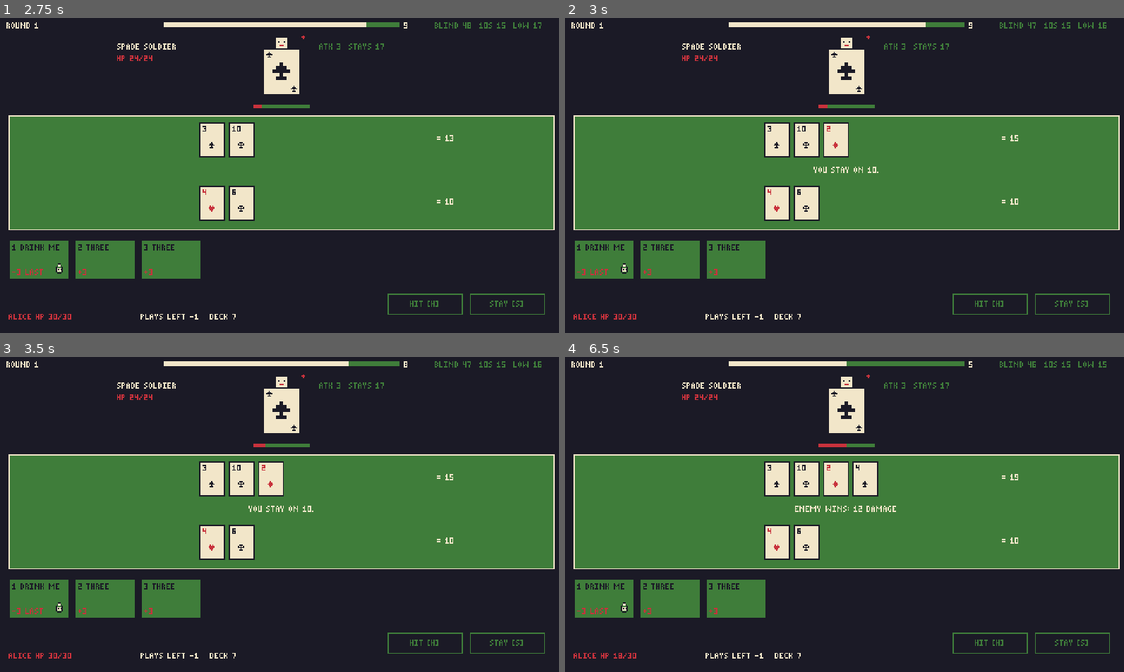
Above: before the commit, frames 1-4 (two rows, left to right).
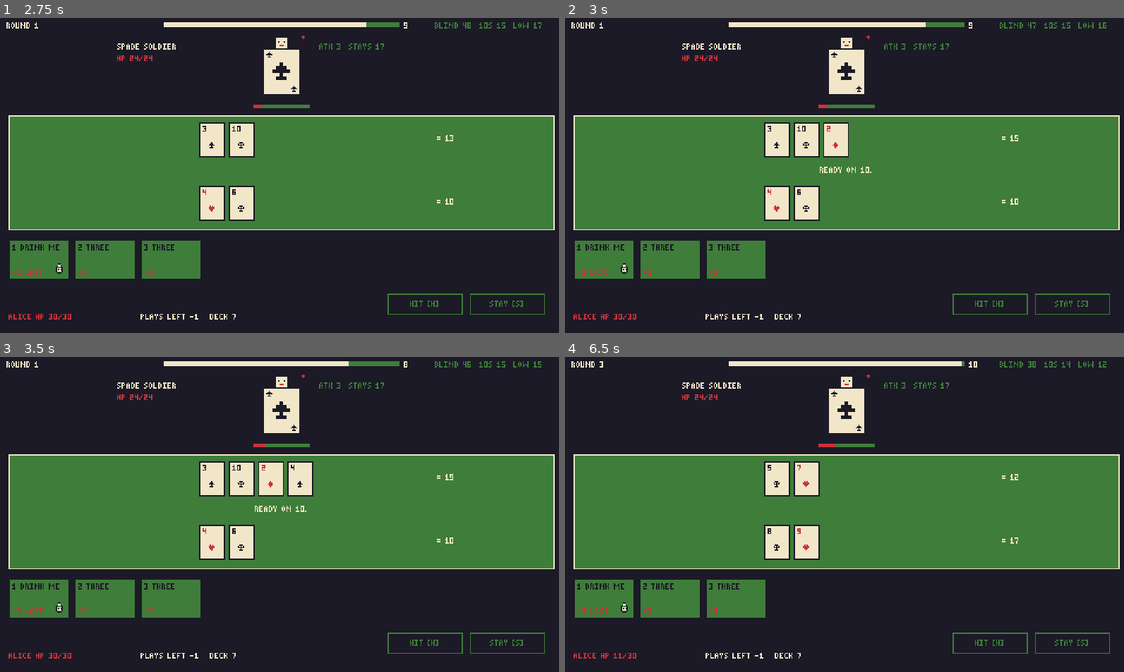
Above: after the commit, the same moments.

Repository: Arvin-17/CardClash
Game: Godot game, scene res://scenes/main_menu.tscn
The game is run twice, just before and just after one commit, with the same random seed, the same clock (stepped at 60 frames per second) and the same inputs.
Inputs (mouse positions are in pixels of both pictures, inside the frame that each line leads up to):
- Up to frame 1 (2.75 s): click "NEW RUN [ENTER]" at 0.5 s; click "FIGHT [ENTER]" at 1.25 s; tap Enter at 2 s; move the mouse to (408, 159) at 2.02 s; hold D from 2.03 s (still down); tap M at 2.1 s; tap Space at 2.27 s
- Up to frame 2 (3 s): move the mouse to (732, 191) at 2.77 s; release D at 2.78 s; hold S from 2.78 s (still down); tap H at 2.85 s
- Up to frame 3 (3.5 s): keep holding S; tap Space at 3.02 s
- Up to frame 4 (6.5 s): move the mouse to (900, 445) at 3.52 s; release S at 3.53 s; hold D 3.53-5.03 s; tap 1 at 3.6 s; move the mouse to (816, 577) at 4.27 s; tap 2 at 4.35 s; tap Space at 4.52, 5.27, 6.02 s; move the mouse to (1017, 561) at 5.02 s; hold S from 5.03 s (still down); tap 3 at 5.1 s; move the mouse to (676, 467) at 5.77 s; tap 4 at 5.85 s

Frame 1 is identical in both runs. In frame 2, 0.1% of the frame differs, in the area x 44-57%, y 47-50%; in frame 3, 0.6%; in frame 4, 1.7%, in the area x 6-97%, y 1-96%.

Commit message:
Telegraph incoming attacks and hurry the enemy once you're ready
The controller emits attack_incoming in the last surprise.warn_seconds
before the intent bar fills. After the player readies, the enemy skips
its reaction delays (ai.hurry_when_player_ready) so rounds end fast.

Diff:
--- a/game/scripts/autoload/events.gd
+++ b/game/scripts/autoload/events.gd
@@ -12,6 +12,8 @@
 signal hp_changed(who: String, hp: int, max_hp: int)
 signal timer_changed(seconds_left: float)
 signal intent_changed(enemy_id: String, percent: float)
+## The intent bar is about to fill: an attack is coming (which one is never revealed).
+signal attack_incoming(enemy_id: String)
 signal surprise_attack(enemy_id: String, kind: String)
 signal surprise_blocked(enemy_id: String, kind: String)
 signal peeked(card: Card)
--- a/game/scripts/battle/battle_controller.gd
+++ b/game/scripts/battle/battle_controller.gd
@@ -18,6 +18,8 @@
 var _ai_wait_ticks: int = 0
 var _freezes: int = 0
 var _last_intent: float = -1.0
+## True once this intent cycle's "attack incoming" warning has gone out.
+var _warned: bool = false
 var _autoplay: bool = false
 ## Launched on its own (F6 / smoke run) rather than from the run map.
 var _standalone: bool = false
@@ -75,6 +77,11 @@
 	if absf(intent - _last_intent) >= 0.01:
 		_last_intent = intent
 		Events.intent_changed.emit(battle.enemy_id(), clampf(intent, 0.0, 1.0))
+	# Telegraph: warn in the last few seconds before the intent bar fills (never naming the attack).
+	if not _warned and state == State.ROUND_ACTIVE and not intent_timer.is_stopped() \
+			and intent_timer.time_left <= float(GameData.rule("surprise.warn_seconds", 2.0)):
+		_warned = true
+		Events.attack_incoming.emit(battle.enemy_id())
 
 
 # --- player input (requests; the controller decides) -------------------------
@@ -92,7 +99,9 @@
 	if not _can_act():
 		return
 	battle.player_stay()
-	Events.message.emit("You stay on %d." % battle.player.total(battle.target))
+	Events.message.emit("READY ON %d." % battle.player.total(battle.target))
+	if _hurry():
+		_ai_wait_ticks = 0
 	_check_round_end()
 
 
@@ -148,8 +157,13 @@
 	elif decision == EnemyAI.STAY:
 		battle.enemy_stay()
 		Events.message.emit("%s stays." % battle.enemy.display_name)
-	_ai_wait_ticks = _reaction_ticks()
-	_check_round_end()
+	_ai_wait_ticks = 0 if _hurry() else _reaction_ticks()
+	_check_round_end()
+
+
+## Once Alice is ready, the enemy stops "thinking" and finishes on every tick.
+func _hurry() -> bool:
+	return battle.player.stayed and bool(GameData.rule("ai.hurry_when_player_ready", true))
 
 
 func _reaction_ticks() -> int:
@@ -164,7 +178,7 @@
 	if state != State.ROUND_ACTIVE:
 		return
 	if not battle.player.stayed:
-		Events.message.emit("TIME! You stay on %d." % battle.player.total(battle.target))
+		Events.message.emit("TIME! READY ON %d." % battle.player.total(battle.target))
 	battle.force_stay()
 	_check_round_end()
 
@@ -184,6 +198,7 @@
 	round_timer.paused = _freezes > 0
 	ai_timer.paused = false
 	intent_timer.start()
+	_warned = false
 	_check_round_end()
 
 
